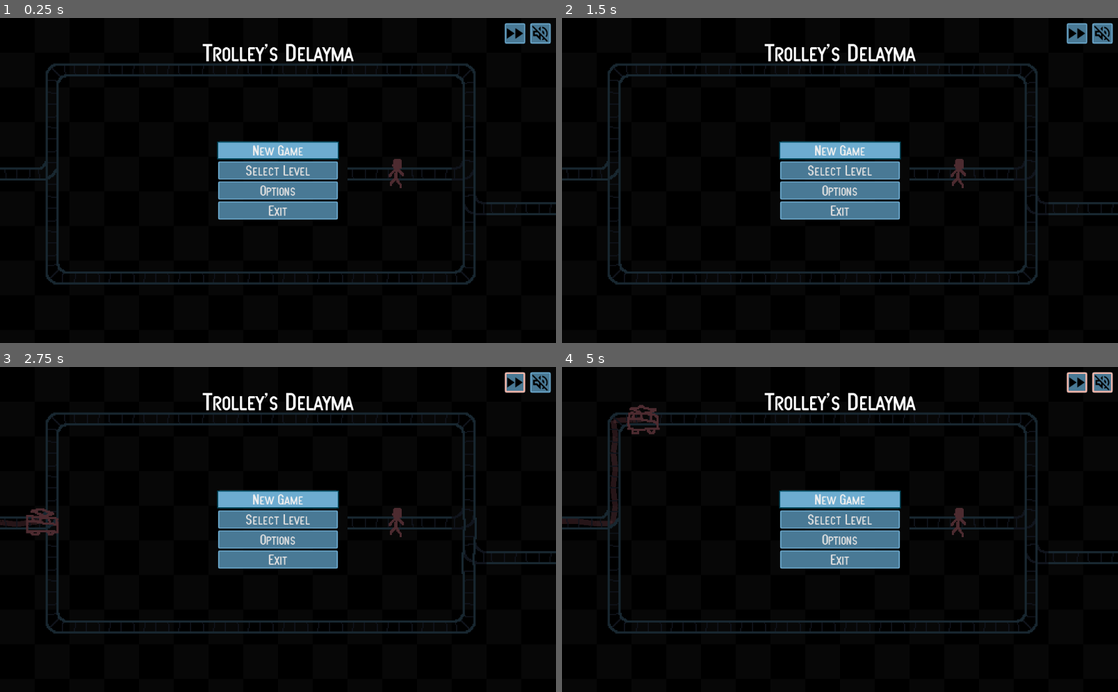
Above: before the commit, frames 1-4 (two rows, left to right).
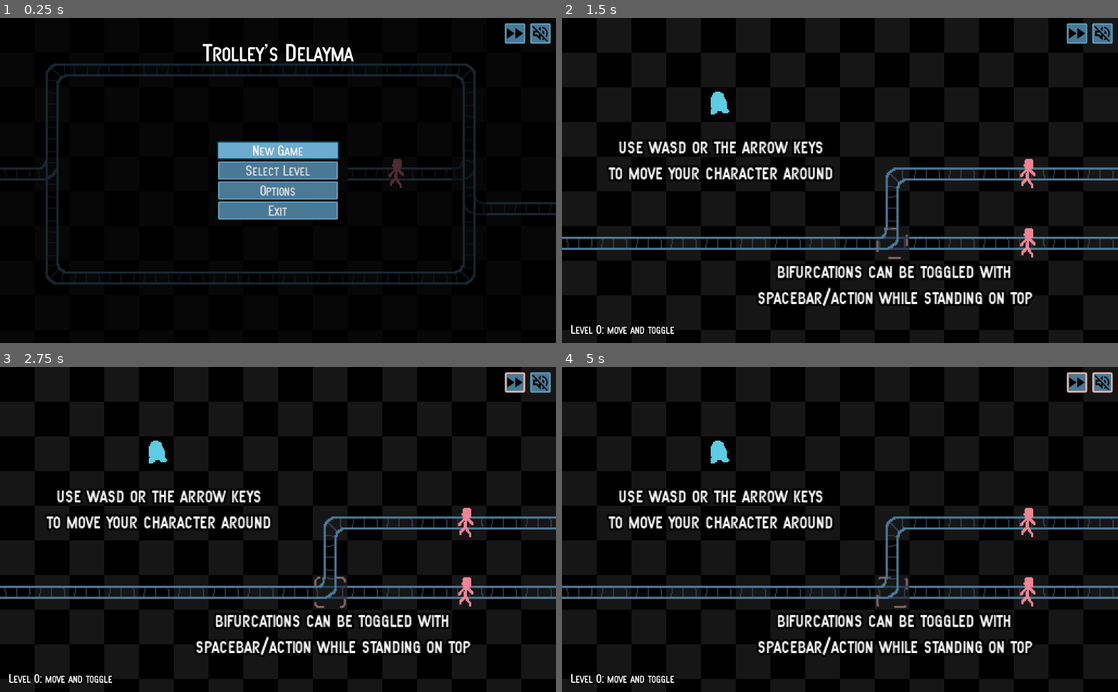
Above: after the commit, the same moments.

Repository: albertnez/ld50
Game: Godot game, scene res://scenes/main_menu_handler.tscn
Two runs of this game, one before a commit and one after it. Both use one fixed random seed, a clock stepped at 60 frames per second and the inputs below.
Inputs (mouse positions are in pixels of both pictures, inside the frame that each line leads up to):
- Up to frame 1 (0.25 s): no input
- Up to frame 2 (1.5 s): click "New Game" at 0.5 s; click (840, 151) at 1.25 s, where only the run before the commit has a clickable "New Game"
- Up to frame 3 (2.75 s): click (517, 383) at 2.02 s
- Up to frame 4 (5 s): click (840, 519) at 2.75 s, where only the run before the commit has a clickable "Select Level"; click (1101, 383) at 3.52 s; click (840, 539) at 4.25 s, where only the run before the commit has a clickable "Options"

The runs differ from the first frame. In frame 1, less than 0.1% of the frame differs, in the area x 91-100%, y 1-8%; in frame 2, 16%; in frame 3, 16%; in frame 4, 16%, in the area x 0-100%, y 1-98%.

Commit message:
Don't show CanvasLayer from World when in main menu

Diff:
--- a/scenes/main_menu_handler.tscn
+++ b/scenes/main_menu_handler.tscn
@@ -12,7 +12,6 @@
 _menu_demo_mode = true
 
 [node name="CanvasLayer" type="CanvasLayer" parent="."]
-layer = 0
 
 [node name="BackgroundDimmer" type="ColorRect" parent="CanvasLayer"]
 anchor_right = 1.0
--- a/scenes/ui/menu.gd
+++ b/scenes/ui/menu.gd
@@ -25,3 +25,12 @@
 
 func _on_ExitButton_pressed() -> void:
 	get_tree().quit()
+
+
+func _on_Menu_mouse_entered_TEST() -> void:
+	pass # Replace with function body.
+
+
+func _on_VBoxContainer_mouse_entered_TEST() -> void:
+	print("inside")
+	pass # Replace with function body.
--- a/scenes/ui/menu.tscn
+++ b/scenes/ui/menu.tscn
@@ -2,8 +2,8 @@
 
 [ext_resource path="res://scenes/ui/menu.gd" type="Script" id=1]
 [ext_resource path="res://assets/theme/new_theme.tres" type="Theme" id=2]
-[ext_resource path="res://scenes/ui/button_hover_gets_focused.gd" type="Script" id=3]
 [ext_resource path="res://scenes/ui/font_splash.tres" type="DynamicFont" id=4]
+[ext_resource path="res://scenes/ui/ParentButtonHoverGetsFocused.gd" type="Script" id=5]
 
 [node name="Menu" type="Control"]
 anchor_right = 1.0
@@ -27,21 +27,27 @@
 margin_right = 220.0
 margin_bottom = 261.0
 text = "New Game"
-script = ExtResource( 3 )
+
+[node name="ParentbuttonHoverGetsFocused" type="Node" parent="VBoxContainer/NewGameButton"]
+script = ExtResource( 5 )
 
 [node name="SelectLevelButton" type="Button" parent="VBoxContainer"]
 margin_top = 265.0
 margin_right = 220.0
 margin_bottom = 298.0
 text = "Select Level"
-script = ExtResource( 3 )
+
+[node name="ParentbuttonHoverGetsFocused" type="Node" parent="VBoxContainer/SelectLevelButton"]
+script = ExtResource( 5 )
 
 [node name="OptionsButton" type="Button" parent="VBoxContainer"]
 margin_top = 302.0
 margin_right = 220.0
 margin_bottom = 335.0
 text = "Options"
-script = ExtResource( 3 )
+
+[node name="ParentbuttonHoverGetsFocused" type="Node" parent="VBoxContainer/OptionsButton"]
+script = ExtResource( 5 )
 
 [node name="ExitButton" type="Button" parent="VBoxContainer"]
 unique_name_in_owner = true
@@ -49,7 +55,9 @@
 margin_right = 220.0
 margin_bottom = 372.0
 text = "Exit"
-script = ExtResource( 3 )
+
+[node name="ParentbuttonHoverGetsFocused" type="Node" parent="VBoxContainer/ExitButton"]
+script = ExtResource( 5 )
 
 [node name="TitleLabel" type="Label" parent="."]
 anchor_right = 1.0
@@ -59,6 +67,8 @@
 text = "Trolley's Delayma"
 align = 1
 
+[connection signal="mouse_entered" from="." to="." method="_on_Menu_mouse_entered_TEST"]
+[connection signal="mouse_entered" from="VBoxContainer" to="." method="_on_VBoxContainer_mouse_entered_TEST"]
 [connection signal="pressed" from="VBoxContainer/NewGameButton" to="." method="_on_NewGameButton_pressed"]
 [connection signal="pressed" from="VBoxContainer/SelectLevelButton" to="." method="_on_SelectLevelButton_pressed"]
 [connection signal="pressed" from="VBoxContainer/ExitButton" to="." method="_on_ExitButton_pressed"]
--- a/scenes/world.gd
+++ b/scenes/world.gd
@@ -12,6 +12,7 @@
 onready var _level_completed_timer := $LevelCompletedTimer
 
 onready var _pause_menu := $"%Pause"
+onready var _canvas_layer := $"%CanvasLayer"
 
 const trolley_packed_scene := preload("res://scenes/trolley.tscn")
 
@@ -26,6 +27,8 @@
 	_s = EventBus.connect("go_to_next_level", self, "_next_level")
 	if not GlobalState.in_main_menu:
 		_s = EventBus.connect("change_menu_scene", self, "_goto_main_menu")
+
+	_canvas_layer.visible = not GlobalState.in_main_menu
 
 	_current_level = GlobalState.level_selected_in_menu
 
--- a/scenes/world.tscn
+++ b/scenes/world.tscn
@@ -51,6 +51,7 @@
 stream = ExtResource( 11 )
 
 [node name="CanvasLayer" type="CanvasLayer" parent="."]
+unique_name_in_owner = true
 
 [node name="GameUI" parent="CanvasLayer" instance=ExtResource( 5 )]
 
